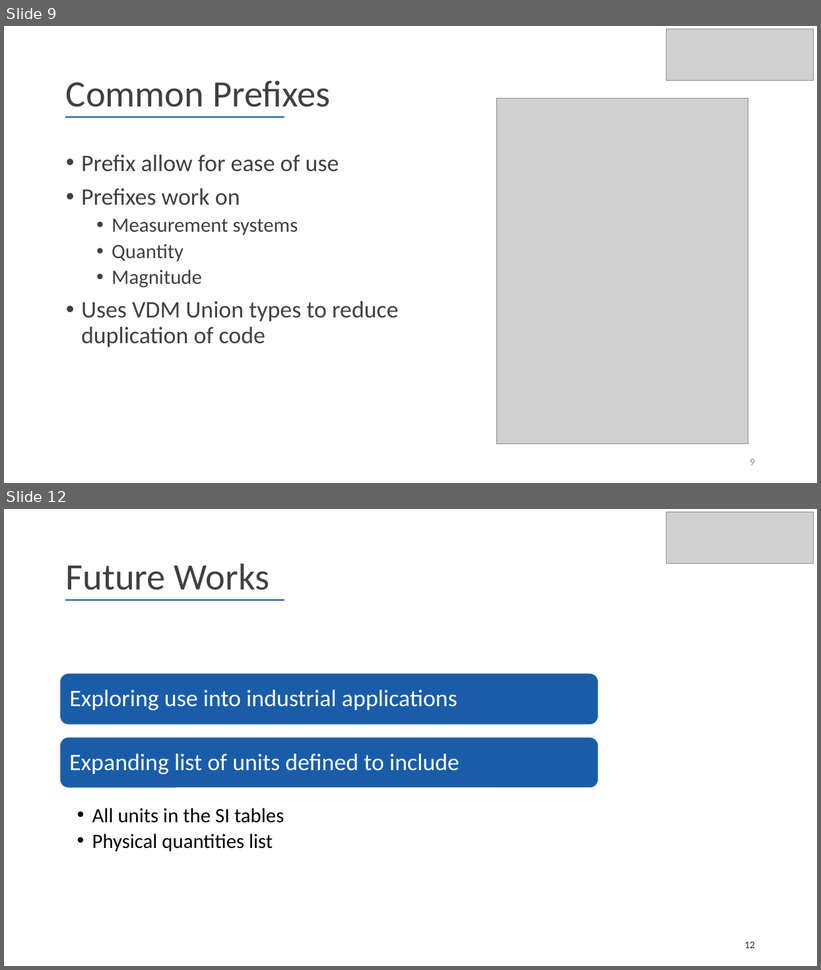
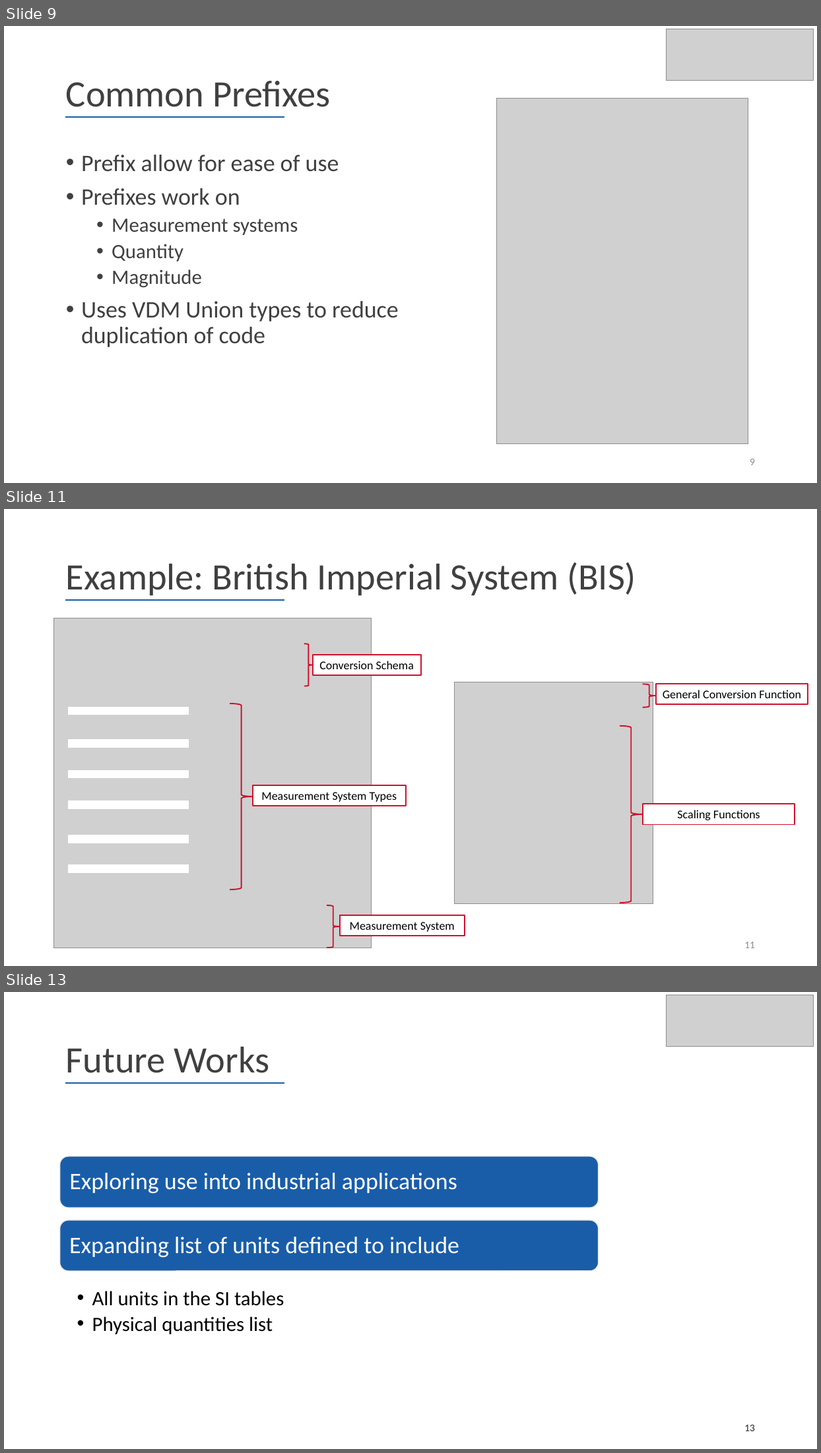
Before and after one commit to leouk/VDM_Toolkit, a slide deck: plugins/vdm2isa/pub/isq-lib/International System of Quantities library in VDM.pptx. Shown one above the other, each under a label of ours: slides 9 and 12 before the commit, slides 9, 11 and 13 after it; the slides between them are not shown. The pictures are 821x970 and 821x1453 pixels, drawn with LibreOffice and Linux fonts; fonts in the diff are those of the drawing; grey boxes stand for pictures; background and template pictures are left out. Boxes give left, top, right and bottom in pixels: in the first picture for what was removed or moved away, otherwise in the second. Text is boxed around its words. In the diff, an @@ line names an element or a change of style, - is before the commit and + after.

```diff
--- a/plugins/vdm2isa/pub/isq-lib/International System of Quantities library in VDM.pptx
+++ b/plugins/vdm2isa/pub/isq-lib/International System of Quantities library in VDM.pptx
@@ slide 11 added at [4, 509, 817, 966], background #FFFFFF @@
@@ title added at [66, 562, 636, 595], 44 pt, text #404040 @@
+Example: British Imperial System (BIS)
@@ line added from (65, 601) to (284, 601), #195DA9 1.5 pt @@
@@ right brace added at [304, 644, 313, 687], outline #CF122D 1.5 pt @@
@@ rectangle added at [313, 655, 420, 675], fill #FFFFFF, outline #CF122D 1.5 pt, 14 pt, text #000000 @@
+Conversion Schema
@@ picture added at [455, 682, 653, 904] @@
@@ right brace added at [643, 684, 656, 707], outline #CF122D 1.5 pt @@
@@ rectangle added at [656, 684, 808, 705], fill #FFFFFF, outline #CF122D 1.5 pt, 14 pt, text #000000 @@
+General Conversion Function
@@ right brace added at [230, 704, 253, 890], outline #CF122D 1.5 pt @@
@@ right brace added at [620, 726, 644, 903], outline #CF122D 1.5 pt @@
@@ rectangle added at [253, 786, 406, 806], fill #FFFFFF, outline #CF122D 1.5 pt, 14 pt, text #000000 @@
+Measurement System Types
@@ rectangle added at [644, 804, 795, 825], fill #FFFFFF, outline #CF122D 1.5 pt, 14 pt, text #000000 @@
+Scaling Functions
@@ group added at [54, 618, 371, 948]: 6 rectangles, 1 picture @@
@@ right brace added at [327, 906, 339, 948], outline #CF122D 1.5 pt @@
@@ rectangle added at [340, 916, 465, 937], fill #FFFFFF, outline #CF122D 1.5 pt, 14 pt, text #000000 @@
+Measurement System
@@ page number added at [745, 942, 755, 949], 12 pt, text #8C8C8C @@
+11
@@ what was slide 12 is now slide 13 @@
@@ page number at [745, 1425, 755, 1432]: text changed @@
-12
+13
```
Also in this commit, not shown: 1 slide changed, 1 other slide added, 1 slide removed.
